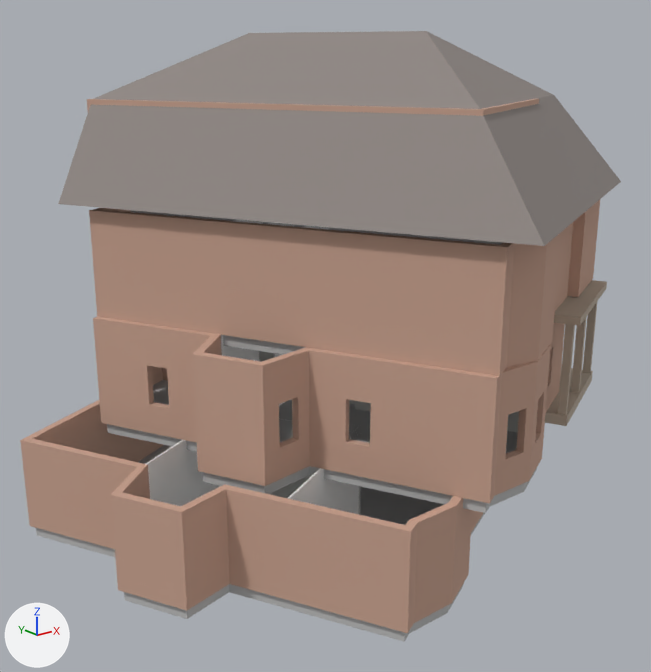
An edit to the glTF model model/house.glb, drawn before and after from the same camera.
Rendered twice from a camera (50 mm lens) standing at (-49.9, -60.6, 39.7) and looking at (-1.9, -0.5, 15.7). Arrows for +X, +Y and +Z are at lower left; the lights stay in place. The older version comes first. Vertices at exactly the same position are counted once.

The older version as bpy lines, for what is in view:
```python
me_mesh_0 = bpy.data.meshes.new('Mesh_0')
me_mesh_0.from_pydata(...)  # 1230 vertices, 2680 faces; spans x -26.5..26.5, y -25.1..25.1, z 0.0..41.5
me_mesh_0.materials.append(mat_material_0)
ob_mesh_0 = bpy.data.objects.new('Mesh_0', me_mesh_0)
ob_mesh_0.location = (0.0, 0.0, 0.0)
```
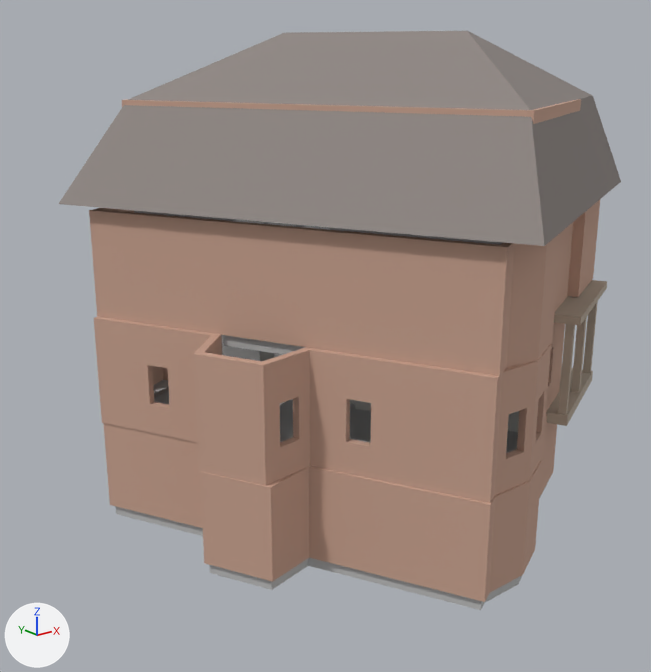
The newer file is also turned or shifted as a whole; pictures and numbers use the older file's frame.

Where the change shows, as pixel boxes [x1, y1, x2, y2] in the pictures (651 x 672 px; the box of a moved part takes in the faces that stretch with it):
'Mesh_0', reshaped (6% narrower)
    before: [20, 31, 621, 642]
    after: [59, 31, 621, 610]
part 1 of me_mesh_0, moved or reshaped (not visible afterwards)
    before: [288, 435, 359, 515]
part 2 of me_mesh_0, moved or reshaped (not visible afterwards)
    before: [270, 419, 361, 515]
part 3 of me_mesh_0, moved or reshaped (mostly hidden)
    before: [36, 445, 485, 642]
    after: [115, 486, 546, 610]
part 4 of me_mesh_0, moved or reshaped
    before: [20, 31, 621, 633]
    after: [59, 31, 621, 602]

Edits to the bpy script that builds the scene:
```text
Change me_mesh_0:
    used by ob_mesh_0; location = (0.0, 0.0, 0.0)
    remove me_mesh_0.from_pydata(...)  # 1230 vertices, 2680 faces; spans x -26.5..26.5, y -25.1..25.1, z 0.0..41.5
    add me_mesh_0.from_pydata(...)  # 1230 vertices, 2678 faces; spans x -21.0..26.5, y -25.1..25.1, z 0.0..41.5
    me_mesh_0 part 1: the loose piece of 8 vertices spanning x -15.3..-3.5, y -13.0..-7.2, z 1.0..9.0 is moved by (7.1, -0.8, 0.0)
    me_mesh_0 part 2: the loose piece of 8 vertices spanning x -9.2..-3.5, y -7.5..4.1, z 1.0..9.0 is moved by (7.1, -0.8, 0.0)
    me_mesh_0 part 3: the loose piece of 44 vertices spanning x -26.1..13.2, y -21.5..22.3, z 0.0..1.0 is moved by (7.1, -0.8, 0.0)
    me_mesh_0 part 4: 248 of 1230 vertices moved; they spanned x -26.5..25.3, y -22.0..24.7, z 1.0..41.5 and now span x -19.5..25.4, y -22.8..22.0, z 1.0..41.5; mean shift (3.9, -1.5, 0.0); largest move (-26.5, 9.3, 1.0) -> (8.2, 22.0, 1.0)
    other edits to the shape of me_mesh_0 do not show in these pictures
```
